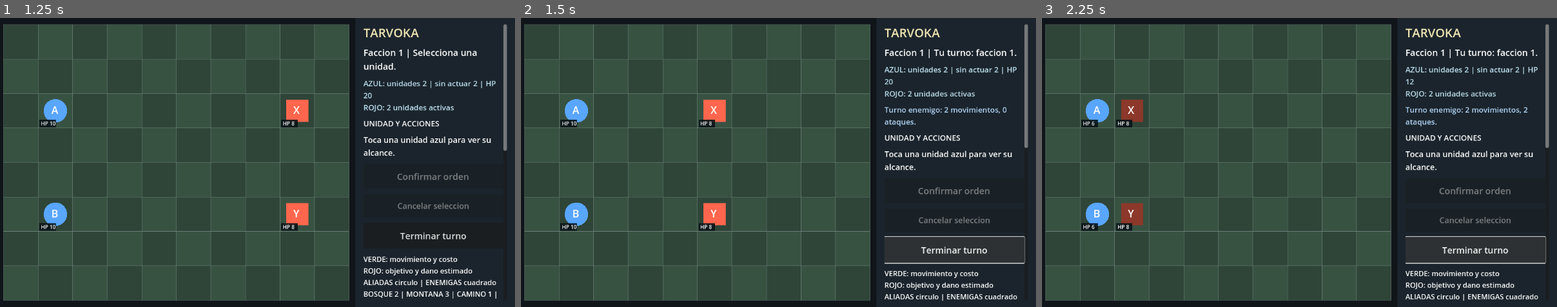
Above: before the commit, frames 1-3 (left to right).
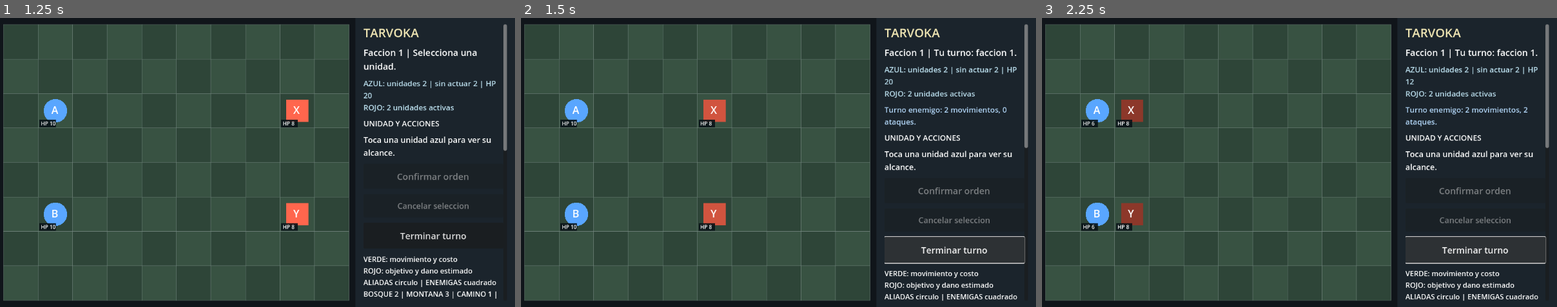
Above: after the commit, the same moments.

Repository: edwinrodri12/Tarvoka
Game: Godot game, scene res://scenes/Main.tscn
Two runs of this game, one before a commit and one after it. Both use one fixed random seed, a clock stepped at 60 frames per second and the inputs below.
Inputs (mouse positions are in pixels of both pictures, inside the frame that each line leads up to):
- Up to frame 1 (1.25 s): tap Enter at 0.5 s; drag from (175, 162) to (309, 98) at 0.52 s
- Up to frame 2 (1.5 s): click "Terminar turno" at 1.25 s
- Up to frame 3 (2.25 s): click "Terminar turno" at 2 s

Frame 1 is identical in both runs. In frame 2, 0.6% of the frame differs, in the area x 35-40%, y 28-72%; in frame 3, nothing differs.

Commit message:
feat(touch): preserve selection to attack after relocation; allow two AI actions

Diff:
--- a/scripts/ui/TouchBoard.gd
+++ b/scripts/ui/TouchBoard.gd
@@ -160,7 +160,7 @@
         var center := origin + (Vector2(cell) + Vector2(0.5,0.5)) * tile
         var is_player := int(unit["faction"]) == 0
         var color := Color(0.35, 0.65, 1.0) if is_player else Color(1.0, 0.4, 0.3)
-        var face: Color = color.darkened(0.45) if unit.get("acted", false) else color
+        var face: Color = color.darkened(0.45) if unit.get("acted", false) else (color.darkened(0.18) if unit.get("moved", false) else color)
         # Circle vs square provides faction identity without requiring color vision.
         if is_player:
             draw_circle(center, tile * 0.34, face)
@@ -275,8 +275,22 @@
     state = result["state"]
     _write_autosave()
     var winner := int(state.get("winner", -1))
-    message = "Victoria de faccion %d." % (winner + 1) if winner != -1 else "Accion realizada."
-    selected_id = ""
+    if winner != -1:
+        message = "Victoria de faccion %d." % (winner + 1)
+        selected_id = ""
+    elif kind == "move":
+        # Keep the mover selected if an enemy is now within its attack range.
+        # Fog observations were refreshed by Session.move, so the list is fair.
+        var follow_up: Dictionary = TacticalHints.for_unit(state, unit_id)
+        if not follow_up["attacks"].is_empty():
+            selected_id = unit_id
+            message = "Movimiento completado. Ahora selecciona un objetivo rojo para atacar."
+        else:
+            selected_id = ""
+            message = "Movimiento completado. Sin objetivos visibles en alcance."
+    else:
+        selected_id = ""
+        message = "Ataque realizado."
     return true
 
 func selected_unit_summary() -> String:
@@ -338,7 +352,7 @@
             message = "Seleccion cancelada."
         elif bool(target.get("acted", false)):
             selected_id = ""
-            message = "Esta unidad ya actuo durante este turno."
+            message = "Esta unidad ya termino sus acciones."
         else:
             selected_id = tapped_id
             message = "Unidad " + selected_id + " seleccionada."
@@ -372,8 +386,9 @@
     # Never advance the computer from a human or terminal state.
     if not ai_enabled or int(state.get("faction", -1)) != 1 or int(state.get("winner", -1)) != -1:
         return
-    # Hard bound: each valid AI action consumes one unit's action.
-    var max_actions: int = (state.get("units", []) as Array).size()
+    # A soldier can now move once AND attack once. Bound both possible
+    # actions for each unit; any extra attempt is rejected by core rules.
+    var max_actions: int = (state.get("units", []) as Array).size() * 2
     var movements := 0
     var attacks := 0
     for i in range(max_actions):
